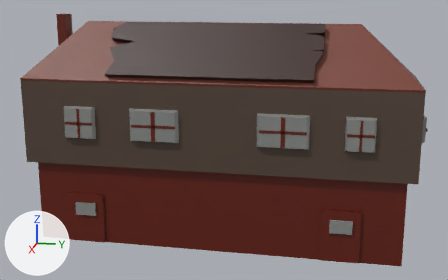
What one commit did to the Blender file Assets/Models/CurseBGoneHouse.blend.
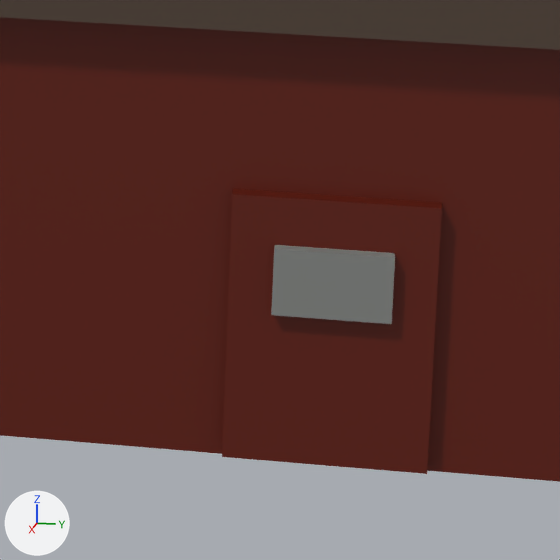
The first picture shows the older version from a camera (50 mm lens) standing at (44.2, 18.8, 16.7) and looking at (0.3, 10.0, 5.7). The close-ups show the older and then the newer version on the part from 62% to 86% of the width and 62% to 100% of the height of that picture. Only the edits that show in the close-ups are written down. Arrows for +X, +Y and +Z are at lower left; the lights stay in place.
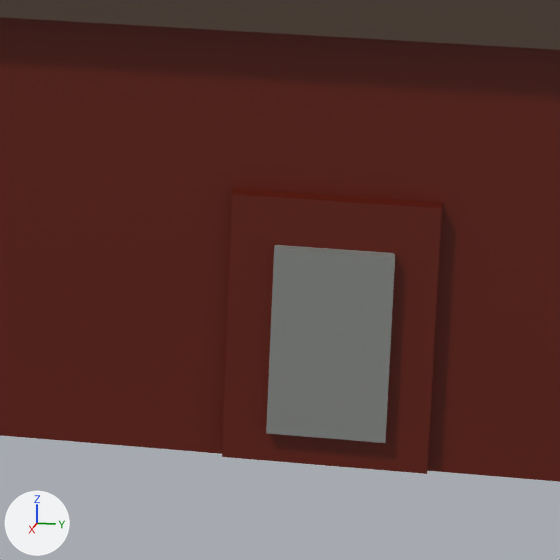
The edits, one by one:
me_cube has 220 vertices, 168 faces and spans x -1.17..1.33, y -1.33..6.34, z -1.0..6.87.
me_cube is used by ob_cube; location (0.0, 0.0, 0.0); scale (2.71, 3.83, 2.15).
Before the commit, vertices of me_cube: 204 (0.98, 4.7, 0.03), 206 (0.98, 5.11, 0.03), 208 (1.14, 4.7, 0.03) at pixel (271, 315), 210 (1.14, 5.11, 0.03) at pixel (391, 324).
Part 1, on me_cube:
Vertices 204, 206, 208, 210 of me_cube move by (0.0, 0.0, -0.79).

Boxes [x1, y1, x2, y2] around the edits, measured in the close-ups (560 x 560 px; the box of a moved part takes in the faces that stretch with it):
part 1 of me_cube, moved or reshaped
    before: [271, 249, 395, 324]
    after: [266, 249, 395, 443]
